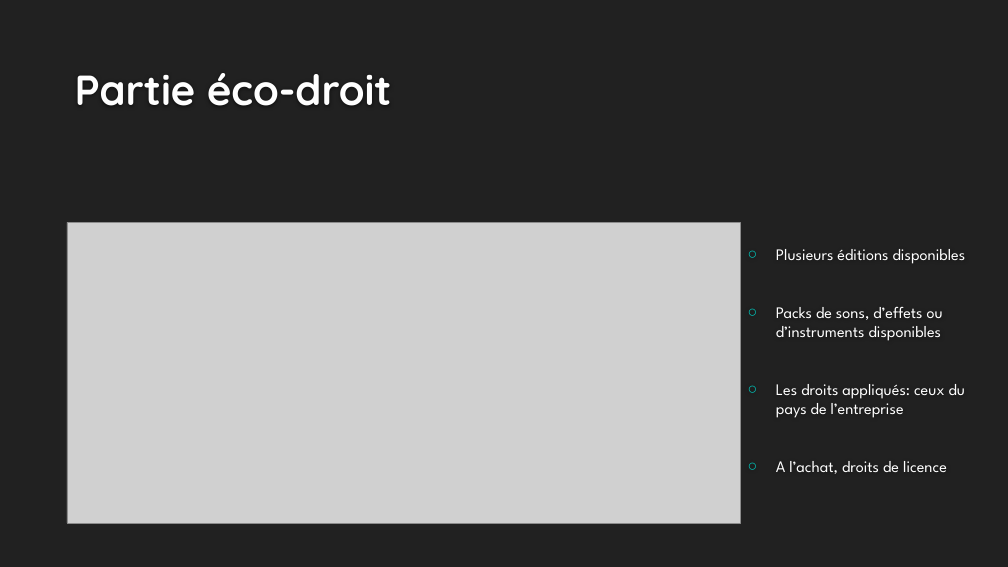
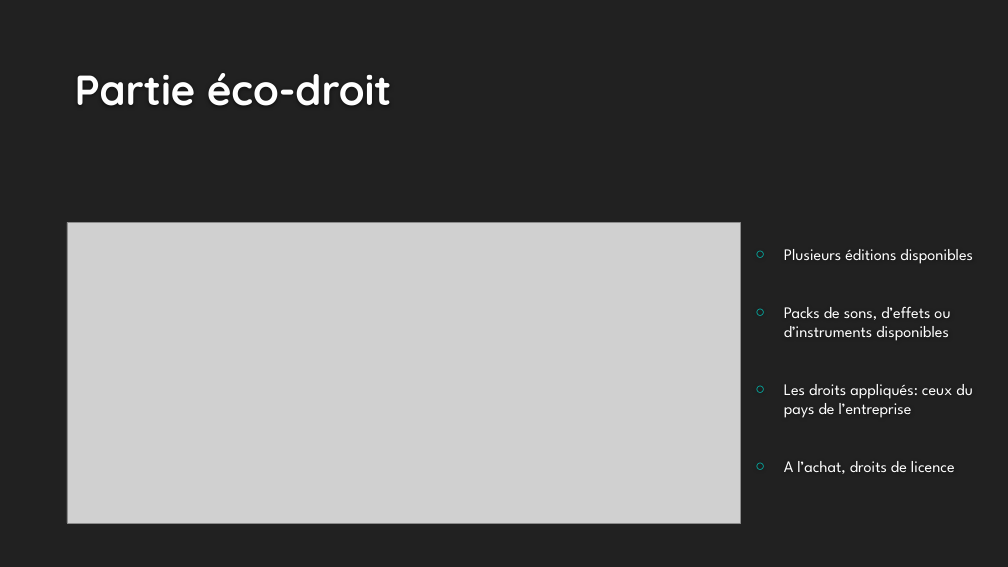
Before and after one commit to 52Alexis/PTUTS1A2, a slide deck: slide 3 of Soutenance/Les logiciels de Musique Assistée par Ordinateur.pptx. Drawn at 1008x567 pixels with LibreOffice and Linux fonts; fonts in the diff are those of the drawing; grey boxes stand for pictures; background and template pictures are left out. Boxes give left, top, right and bottom in pixels: in the first picture for what was removed or moved away, otherwise in the second. Text is boxed around its words. In the diff, an @@ line names an element or a change of style, - is before the commit and + after.

```diff
--- a/Soutenance/Les logiciels de Musique Assistée par Ordinateur.pptx
+++ b/Soutenance/Les logiciels de Musique Assistée par Ordinateur.pptx
@@ text "Plusieurs éditions disponibles" moved from (x1=776, y1=249, x2=966, y2=474) to (x1=784, y1=249, x2=973, y2=474) @@
```
Also in this commit, not shown: 3 other slides changed, 1 slide added.
